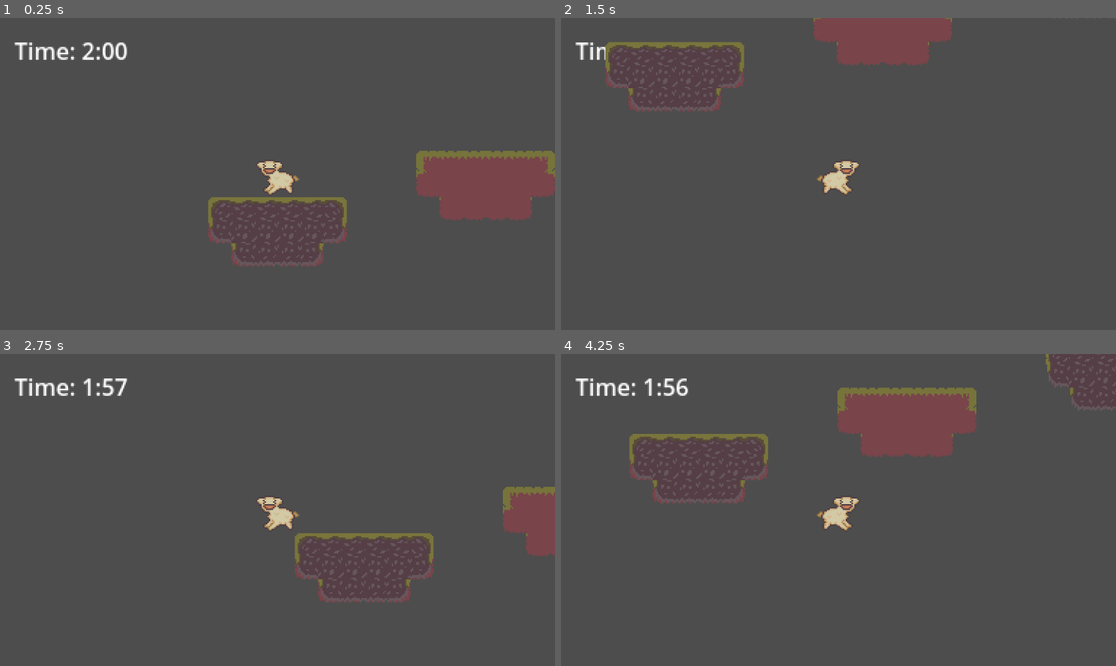
Above: before the commit, frames 1-4 (two rows, left to right).
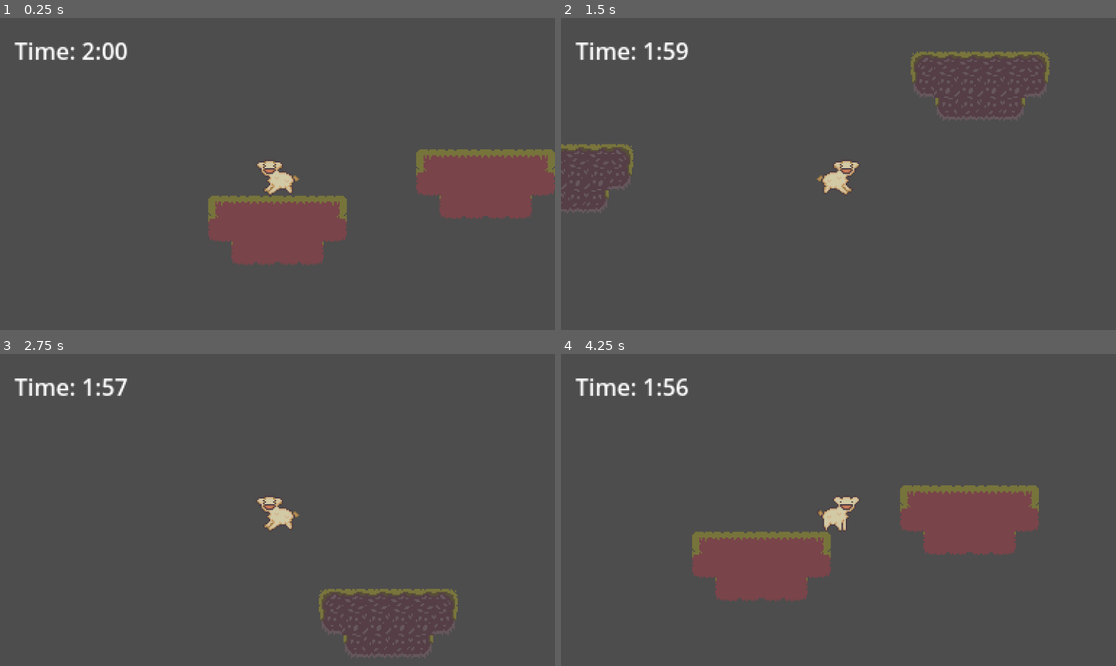
Above: after the commit, the same moments.

Repository: colormak3r/VGDC-Game-Jam-Fall-2023
Game: Godot game, scene res://levelone.tscn
Two runs of this game, one before a commit and one after it. Both use one fixed random seed, a clock stepped at 60 frames per second and the inputs below.
Inputs:
- Up to frame 1 (0.25 s): no input
- Up to frame 2 (1.5 s): hold D (right) from 0.53 s (still down); tap F (swap) at 0.6 s; tap W (jump) at 0.77, 0.8, 1.07, 1.35 s
- Up to frame 3 (2.75 s): tap W (jump) at 1.52, 1.82, 2.3 s; tap F (swap) at 1.55, 2.1 s; release D (right) at 2.03 s; hold A (left) from 2.03 s (still down)
- Up to frame 4 (4.25 s): release A (left) at 2.78 s; hold D (right) from 2.78 s (still down); tap F (swap) at 2.85 s; tap W (jump) at 3.02, 3.32, 3.6, 3.77, 4.07 s

The runs differ from the first frame. In frame 1, 4.1% of the frame differs, in the area x 37-100%, y 42-80%; in frame 2, 6.0%; in frame 3, 3.8%; in frame 4, 16%, in the area x 12-100%, y 0-80%.

Commit message:
Fixed Branch

Diff:
--- a/levelone.tscn
+++ b/levelone.tscn
@@ -1,9 +1,7 @@
-
 [gd_scene load_steps=10 format=3 uid="uid://ckeretr8wrklo"]
 
-[ext_resource type="PackedScene" uid="uid://c0b8bysasca0i" path="res://player.tscn" id="1_h3l18"]
-[ext_resource type="Script" path="res://DimensionManager.gd" id="2_iyvlk"]
-
+[ext_resource type="PackedScene" uid="uid://bg5duujpvcsbp" path="res://player.tscn" id="1_h3l18"]
+[ext_resource type="Script" path="res://DimensionManager.gd" id="2_n6yru"]
 [ext_resource type="Texture2D" uid="uid://dmfyy6ptsnlr8" path="res://graphics/ph_tiles.png" id="2_uasqq"]
 [ext_resource type="Texture2D" uid="uid://d1k2r5abcdu6w" path="res://graphics/tileset.PNG" id="4_122iq"]
 
@@ -93,13 +91,15 @@
 2:2/0/physics_layer_0/polygon_0/points = PackedVector2Array(-8, -8, 8, -8, 8, 8, -8, 8)
 
 [sub_resource type="TileSet" id="TileSet_m1tma"]
-physics_layer_0/collision_layer = 1
+physics_layer_0/collision_layer = 2
+physics_layer_0/collision_mask = 2
 sources/0 = SubResource("TileSetAtlasSource_fd8lj")
 
 [node name="LevelOne" type="Node2D"]
 
 [node name="Player" parent="." instance=ExtResource("1_h3l18")]
-
+collision_mask = 3
+jump_velocity = -300.0
 
 [node name="ResetBox" type="Area2D" parent="."]
 position = Vector2(0, 200)
@@ -111,6 +111,10 @@
 [node name="SpawnPoint" type="Node2D" parent="."]
 position = Vector2(0, -100)
 
+[node name="DimensionManager" type="Node2D" parent="." node_paths=PackedStringArray("dimension_1_tile_map", "dimension_2_tile_map")]
+script = ExtResource("2_n6yru")
+dimension_1_tile_map = NodePath("Dimension 1 TileMap")
+dimension_2_tile_map = NodePath("Dimension 2 TileMap")
 
 [node name="Dimension 1 TileMap" type="TileMap" parent="DimensionManager"]
 tile_set = SubResource("TileSet_qt8a7")
@@ -122,5 +126,4 @@
 format = 2
 layer_0/tile_data = PackedInt32Array(262141, 0, 0, 327677, 0, 2, 262142, 65536, 0, 327678, 65536, 1, 393214, 0, 2, 2621 …(1011 unchanged characters)…
 
-[connection signal="swap_pressed" from="Player" to="DimensionManager" method="_on_player_swap_pressed"]
 [connection signal="body_entered" from="ResetBox" to="Player" method="_on_reset_box_body_entered"]
--- a/player.gd
+++ b/player.gd
@@ -20,8 +20,6 @@
 	else :
 		animated_sprite_2d.play("Jump")
 
-	if Input.is_action_just_pressed("swap"):
-		swapped()
 	# Handle Jump.
 	if Input.is_action_just_pressed("jump") and is_on_floor():
 		velocity.y = jump_velocity
@@ -54,6 +52,3 @@
 
 func reset_spawn():
 	player.position = spawn_point.position
-
-func swapped():
-	emit_signal("swap_pressed")
--- a/player.tscn
+++ b/player.tscn
@@ -5,7 +5,7 @@
 [ext_resource type="Texture2D" uid="uid://ddb5b6lmhgike" path="res://graphics/lulu.png" id="2_qasda"]
 
 [sub_resource type="RectangleShape2D" id="RectangleShape2D_78rb3"]
-size = Vector2(32, 32)
+size = Vector2(30, 30)
 
 [sub_resource type="AtlasTexture" id="AtlasTexture_wa3mk"]
 atlas = ExtResource("2_qasda")
@@ -43,7 +43,7 @@
 
 [node name="AnimatedSprite2D" type="AnimatedSprite2D" parent="."]
 sprite_frames = SubResource("SpriteFrames_lxluh")
-animation = &"Jump"
+animation = &"Idle"
 
 [node name="Camera2D" type="Camera2D" parent="."]
 zoom = Vector2(3, 3)
--- a/project.godot
+++ b/project.godot
@@ -30,11 +30,7 @@
 jump={
 "deadzone": 0.5,
 "events": [Object(InputEventKey,"resource_local_to_scene":false,"resource_name":"","device":-1,"window_id":0,"alt_pressed":false,"shift_pressed":false,"ctrl_pressed":false,"meta_pressed":false,"pressed":false,"keycode":0,"physical_keycode":87,"key_label":0,"unicode":119,"echo":false,"script":null)
-]
-}
-swap={
-"deadzone": 0.5,
-"events": [Object(InputEventKey,"resource_local_to_scene":false,"resource_name":"","device":-1,"window_id":0,"alt_pressed":false,"shift_pressed":false,"ctrl_pressed":false,"meta_pressed":false,"pressed":false,"keycode":0,"physical_keycode":32,"key_label":0,"unicode":32,"echo":false,"script":null)
+, Object(InputEventKey,"resource_local_to_scene":false,"resource_name":"","device":-1,"window_id":0,"alt_pressed":false,"shift_pressed":false,"ctrl_pressed":false,"meta_pressed":false,"pressed":false,"keycode":0,"physical_keycode":32,"key_label":0,"unicode":32,"echo":false,"script":null)
 ]
 }
 swap={
